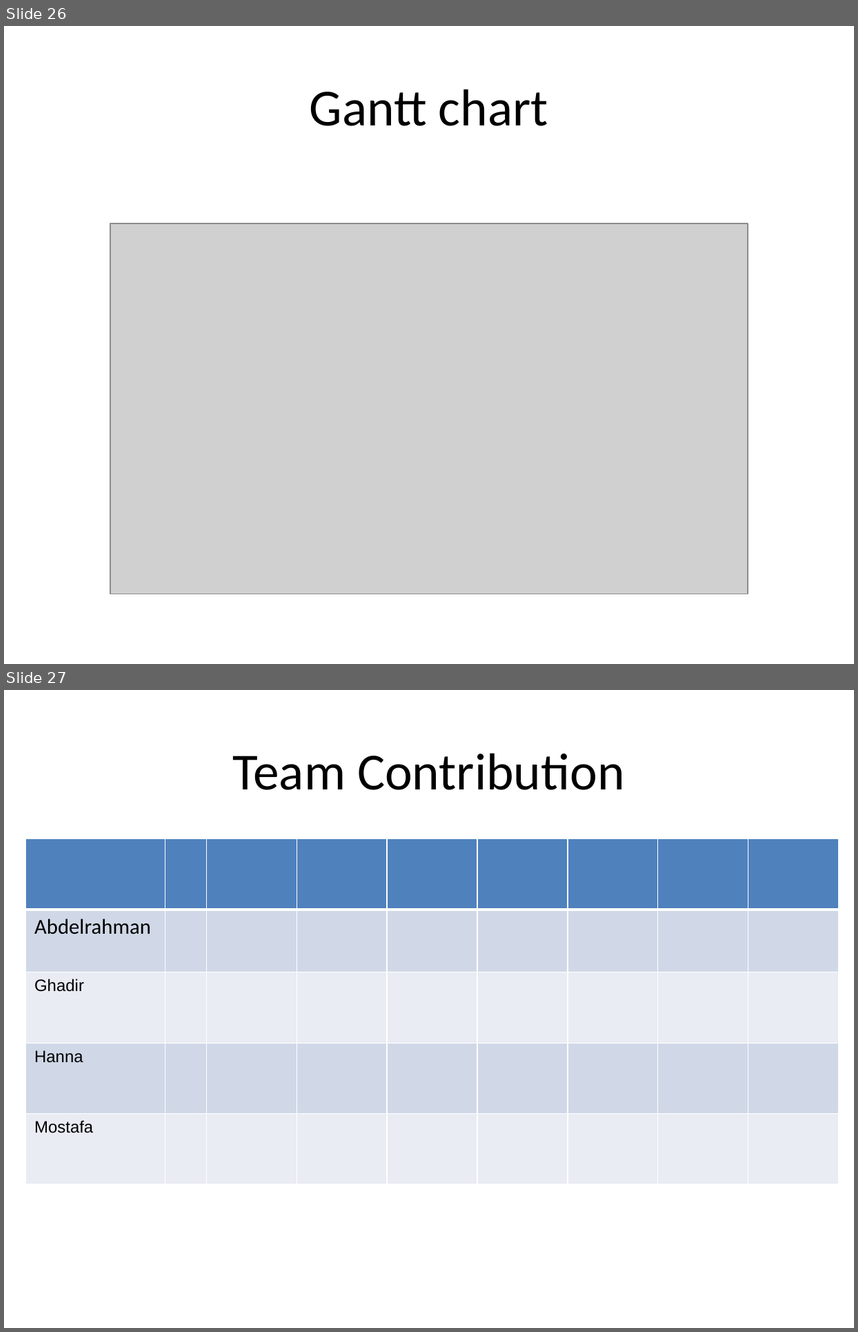
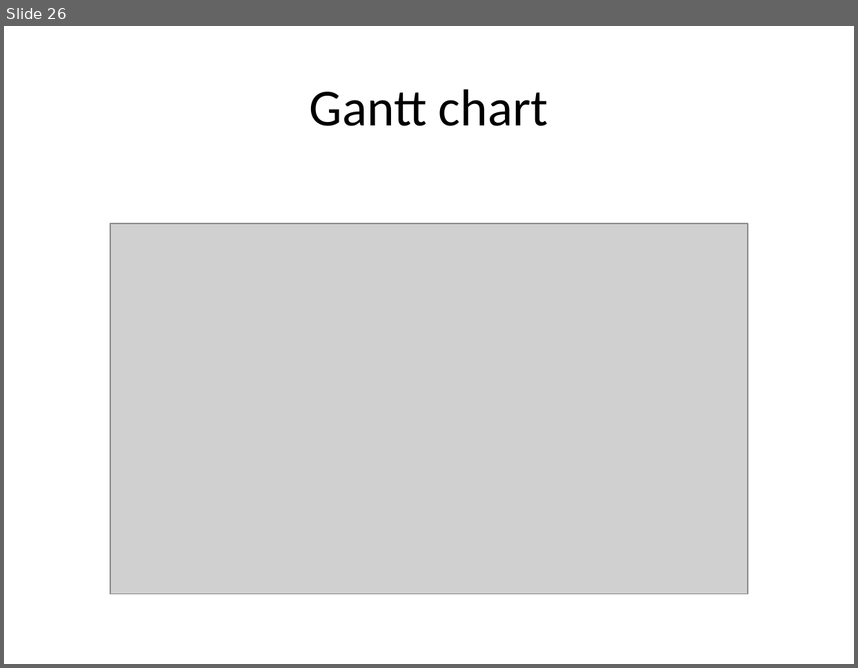
Before and after one commit to hananabilabd/Computer-Vision-and-Neural-Machine-Interface-for-Upper-Limb-Prostheses, a slide deck: GP_presentation.pptx. Shown one above the other, each under a label of ours: slides 26 and 27 before the commit, slide 26 after it. The pictures are 858x1332 and 858x668 pixels, drawn with LibreOffice and Linux fonts; fonts in the diff are those of the drawing; grey boxes stand for pictures. Boxes give left, top, right and bottom in pixels: in the first picture for what was removed or moved away, otherwise in the second. Text is boxed around its words. In the diff, an @@ line names an element or a change of style, - is before the commit and + after.

```diff
--- a/GP_presentation.pptx
+++ b/GP_presentation.pptx
@@ slide 27 removed at <box>4,690,854,1328</box>, background #FFFFFF @@
@@ title removed at <box>233,753,624,790</box> @@
-Team Contribution
@@ table removed at <box>26,839,838,1184</box>, 5 rows, 9 columns @@
- |  |  |  |  |  |  |  | 
-Abdelrahman |  |  |  |  |  |  |  | 
-Ghadir |  |  |  |  |  |  |  | 
-Hanna |  |  |  |  |  |  |  | 
-Mostafa |  |  |  |  |  |  |  | 
```
Also in this commit, not shown: 5 other files.
